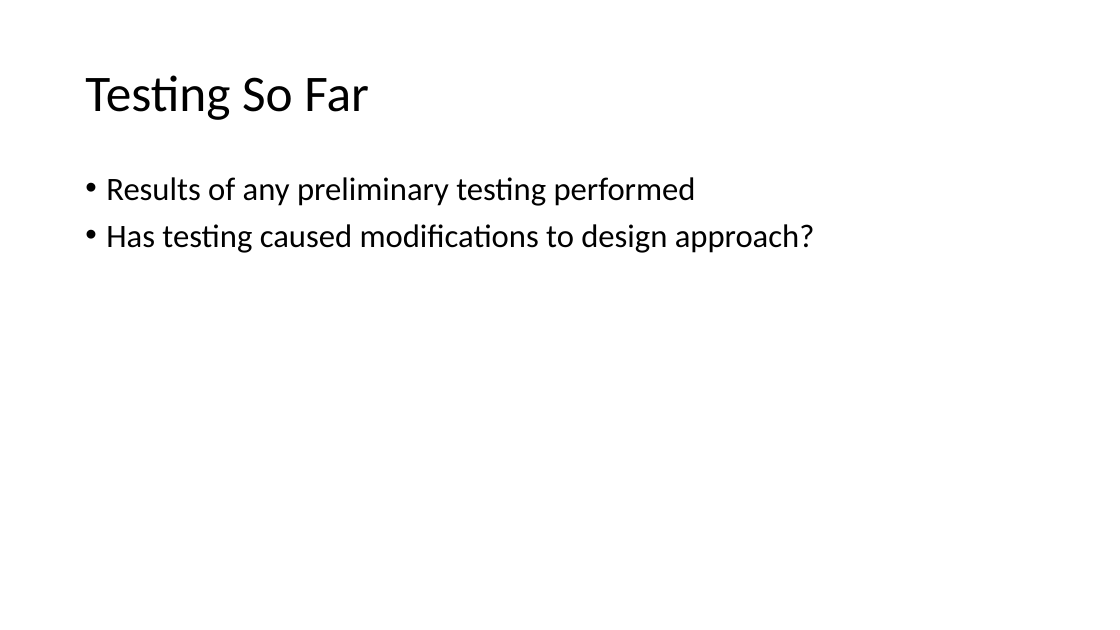
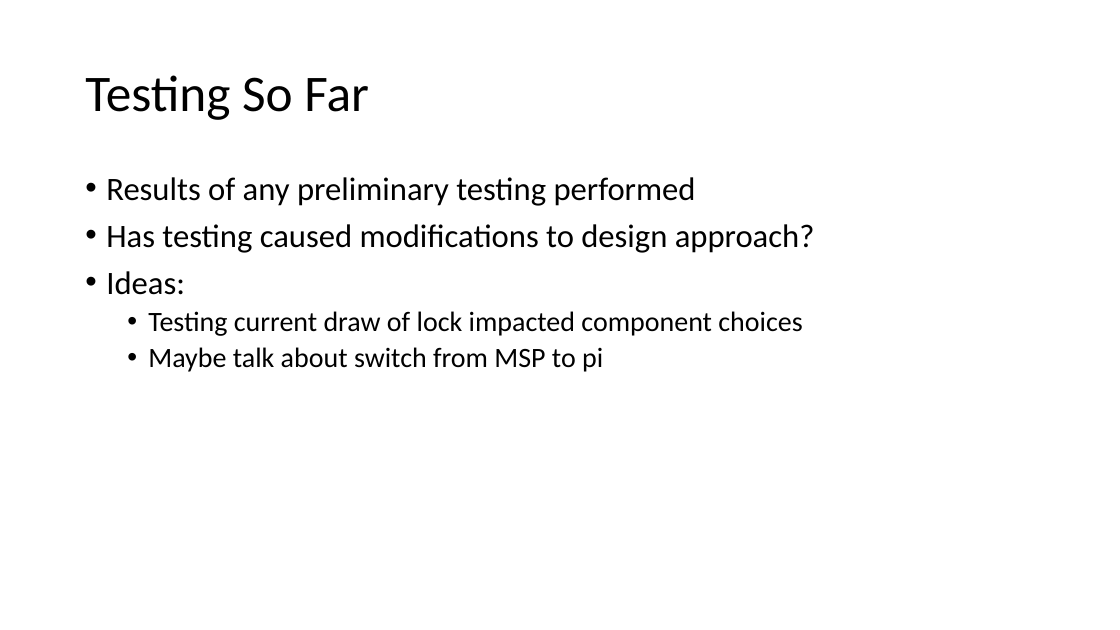
Before and after one commit to You-Underestimate-Our-Powell/Presentations, a slide deck: slide 9 of Bouncer Locking System Midterm Presentation.pptx. Drawn at 1120x630 pixels with LibreOffice and Linux fonts; fonts in the diff are those of the drawing. Boxes give left, top, right and bottom in pixels: in the first picture for what was removed or moved away, otherwise in the second. Text is boxed around its words. In the diff, an @@ line names an element or a change of style, - is before the commit and + after.

```diff
--- a/Bouncer Locking System Midterm Presentation.pptx
+++ b/Bouncer Locking System Midterm Presentation.pptx
@@ text at [106, 271, 802, 372]: paragraphs added @@
+• Ideas:
+  • Testing current draw of lock impacted component choices
+  • Maybe talk about switch from MSP to pi
```
Also in this commit, not shown: 1 other slide changed, 1 other file.
